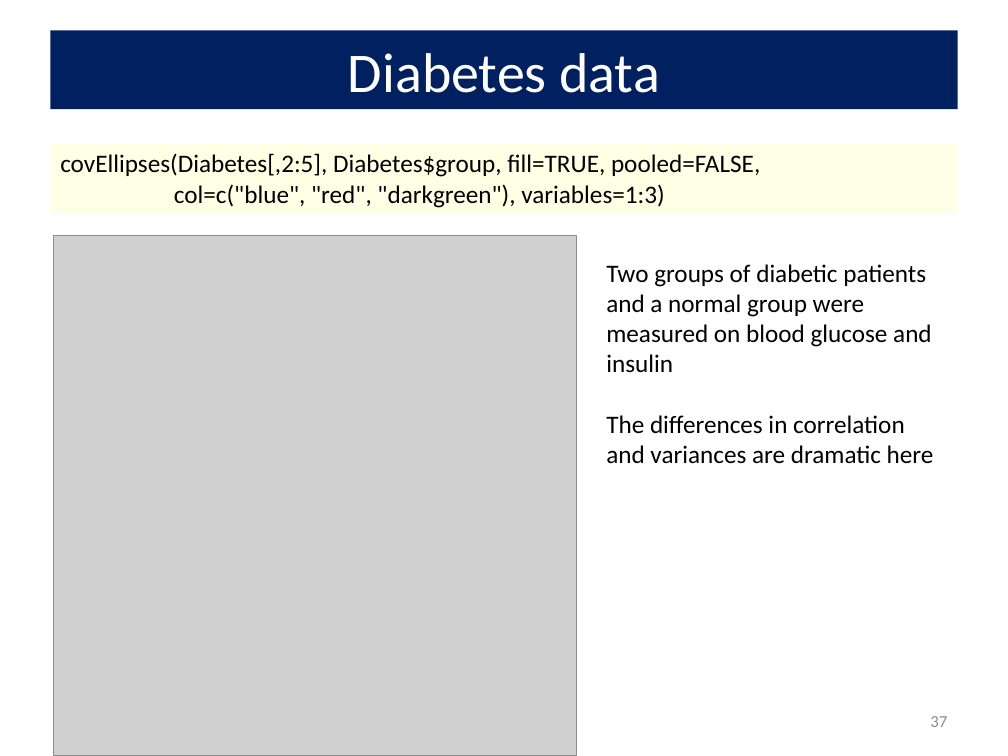
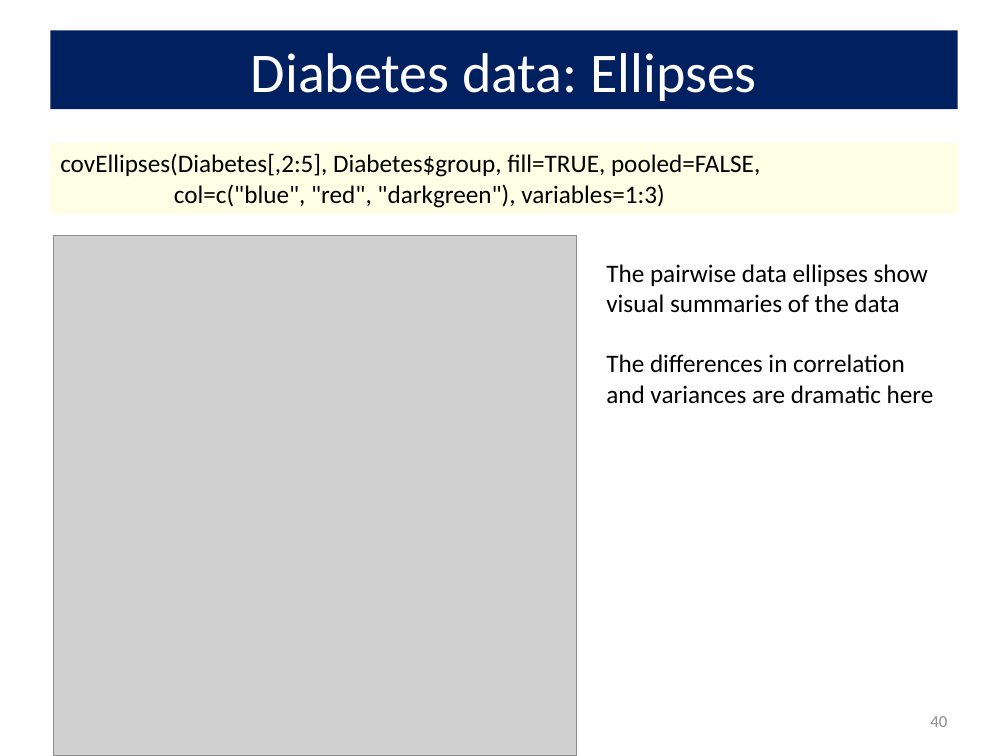
Before and after one commit to friendly/VisMLM-course, a slide deck: slide 40 of lectures/lecture3.pptx (slide 37 before the commit). Drawn at 1008x756 pixels with LibreOffice and Linux fonts; fonts in the diff are those of the drawing; grey boxes stand for pictures. Boxes give left, top, right and bottom in pixels: in the first picture for what was removed or moved away, otherwise in the second. Text is boxed around its words. In the diff, an @@ line names an element or a change of style, - is before the commit and + after.

Commit message:
modify lecture3

```diff
--- a/lectures/lecture3.pptx
+++ b/lectures/lecture3.pptx
@@ title at <box>251,53,756,101</box>: text changed @@
-Diabetes data
+Diabetes data: Ellipses
@@ text at <box>606,264,928,313</box>: text changed @@
-Two groups of diabetic patients and a normal group were measured on blood glucose and insulin
+The pairwise data ellipses show visual summaries of the data
@@ page number at <box>930,716,947,727</box>: text changed @@
-37
+40
```
Also in this commit, not shown: 4 other slides changed, 3 slides added, 5 other files.
